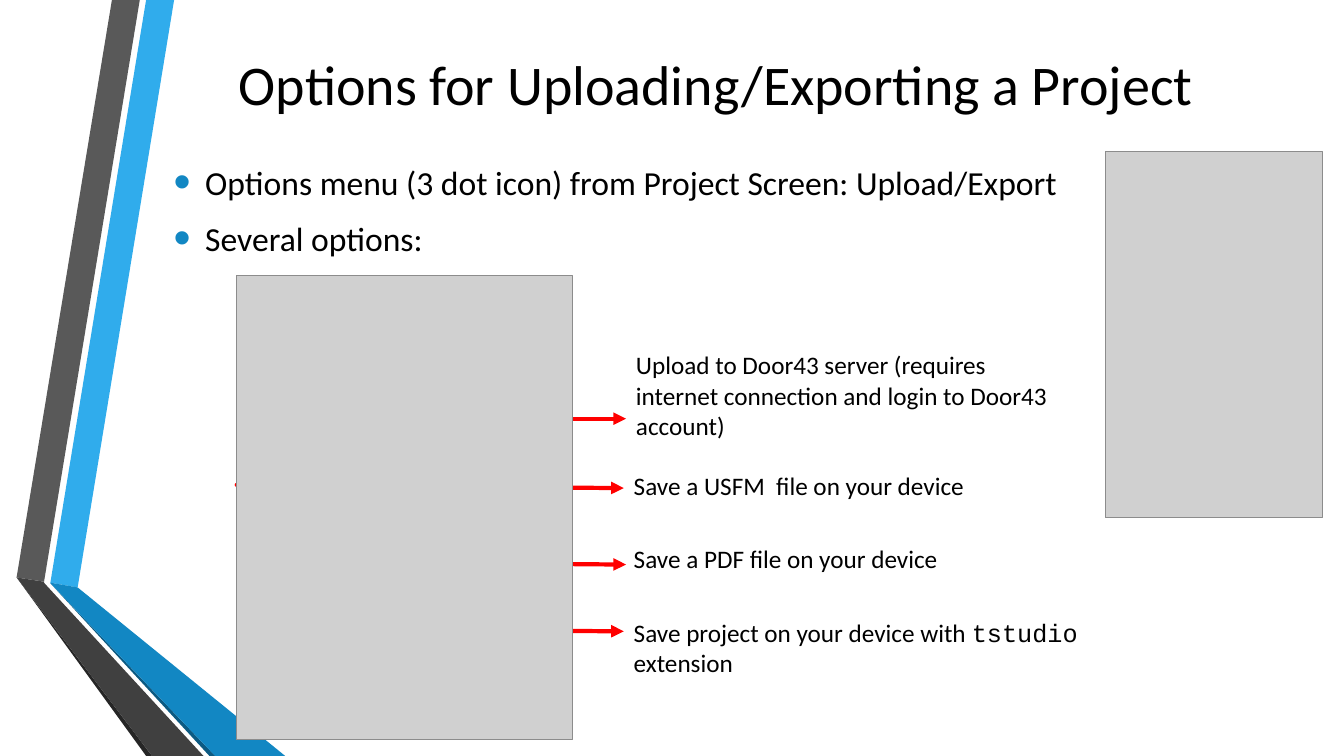
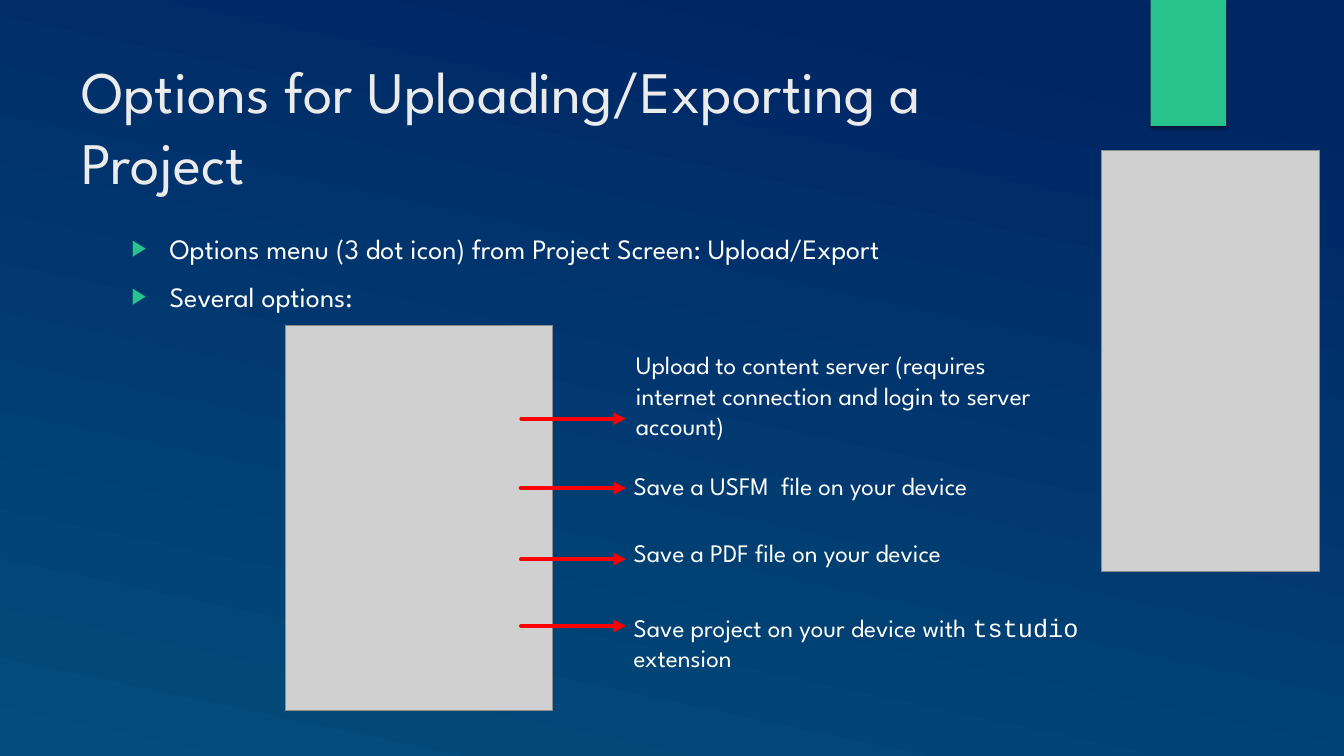
Before and after one commit to mondele/btt-writer-docs, a slide deck: slide 4 of docs/DUpload.pptx. Drawn at 1344x756 pixels with LibreOffice and Linux fonts; fonts in the diff are those of the drawing; grey boxes stand for pictures; background and template pictures are left out. Boxes give left, top, right and bottom in pixels: in the first picture for what was removed or moved away, otherwise in the second. Text is boxed around its words. In the diff, an @@ line names an element or a change of style, - is before the commit and + after.

```diff
--- a/docs/DUpload.pptx
+++ b/docs/DUpload.pptx
@@ background picture (left out) to gradient #002664 to #024E7B @@
@@ rectangle added at (1150,0,1226,126), fill #28C28C @@
@@ title "Options for Uploading/Exporting a Project": place and size @@
-title "Options for Uploading/Exporting a Project" at (239,66,1193,115)
+title "Options for Uploading/Exporting a Project" at (81,72,921,197)
@@ title "Options for Uploading/Exporting a Project" at (81,72,921,197): size 40 to 42 pt, font Calibri to League Spartan, text colour #000000 to #EBEBEB; alignment centre to left; vertical alignment middle to top @@
@@ picture: place and size @@
-picture at (1106,151,1324,517)
+picture at (1102,150,1321,572)
@@ text "Options menu (3 dot icon) ...": place and size @@
-text "Options menu (3 dot icon) ..." at (205,170,1057,257)
+text "Options menu (3 dot icon) ..." at (170,239,879,313)
@@ text "Options menu (3 dot icon) ..." at (170,239,879,313): size 24 to 20 pt, font Calibri to League Spartan, text colour #000000 to #FFFFFF; bullet • to ▶; bullet colour #1287C3 to #28C28C @@
@@ picture: place and size @@
-picture at (237,276,573,740)
+picture at (285,326,553,711)
@@ text at (636,356,1031,440): text changed; font Calibri to League Spartan; text colour #000000 to #FFFFFF @@
-Upload to Door43 server (requires internet connection and login to Door43 account)
+Upload to content server (requires internet connection and login to server account)
@@ arrow moved from (358, 418) - (626, 418) to (521, 418) - (626, 418) @@
@@ text "Save a USFM file on ..." at (634,477,967,501): font Calibri to League Spartan, text colour #000000 to #FFFFFF @@
@@ arrow moved from (237, 485) - (624, 488) to (521, 488) - (626, 488) @@
@@ text "Save a PDF file on ..." at (634,544,941,568): font Calibri to League Spartan, text colour #000000 to #FFFFFF @@
@@ arrow moved from (239, 562) - (626, 565) to (521, 560) - (626, 560) @@
@@ group removed at (16,0,285,756): 6 freeform shapes @@
@@ arrow moved from (301, 629) - (624, 631) to (521, 626) - (626, 626) @@
@@ text "Save project on your device ..." at (634,618,1079,668): font Calibri to League Spartan in "Save project on your device with extension"; text colour #000000 to #FFFFFF @@
```
Also in this commit, not shown: 23 other slides changed, 1 slide added, 13 other files.
